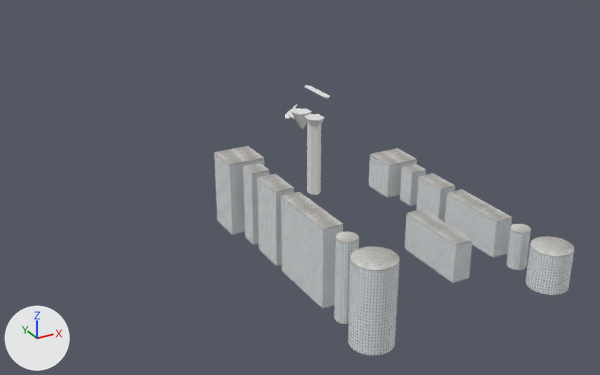
A saved change to the FBX model RooftopRiderX/Assets/Buildings/Prototype Buildings/bricktex_base.fbx.
Camera for both pictures: a camera (50 mm lens) standing at (-54.4, -99.8, 38.6) and looking at (-10.0, -19.1, -1.7). Every picture has the same lights, and +X, +Y and +Z are marked at lower left. Where no turn or scale is listed for an object, it has been applied to the vertices.

The first picture shows 'Base_Tall', 'Cylinder_Large', 'Cylinder_Large_Tall', 'Cylinder_Tall', 'GemBuilding', 'Long_1', 'Long_1_Tall', 'Long_2', 'Long_2.001', 'Long_2_Tall', 'Square', 'Square_Tall'.
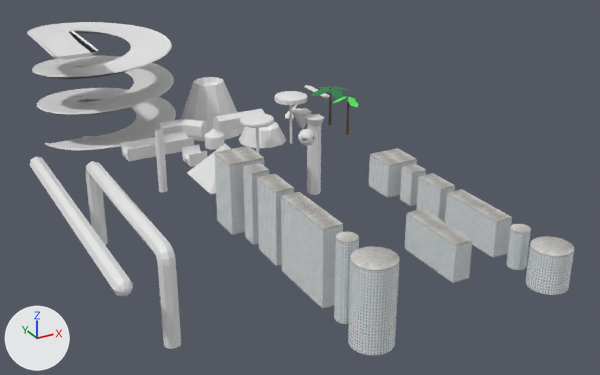
What changed in the scene script:
```text
Add me_cube_009:
    me_cube_009.from_pydata([(-0.72, -1.01, -0.72), (-0.72, -1.01, 0.72), (-0.72, 1.01, -0.72), (-0.72, 1.01, 0.72), (6.36, -1.01, -0.72), (6.36, 1.01, -0.72), (6.36, 1.01, 0.72), (-0.72, 0.0, 1.2), (6.36, 0.0, 1.2), (6.36, -1.01, 0.72)], [], [(0, 1, 3, 2), (2, 3, 6, 5), (4, 9, 1, 0), (2, 5, 4, 0), (6, 3, 7, 8), (3, 1, 7), (1, 9, 8, 7), (5, 6, 9, 4), (6, 8, 9)])
Add me_plane_006_1:
    me_plane_006_1.from_pydata([(-3.68, -3.68, -0.86), (3.68, -3.68, -0.86), (-3.68, 3.68, -0.86), (3.68, 3.68, -0.86), (0.0, 0.0, 3.52)], [], [(0, 2, 3, 1), (1, 3, 4), (2, 0, 4), (3, 2, 4), (0, 1, 4)])
Add ob_tallguy_1:
    ob_tallguy_1 = bpy.data.objects.new('TallGuy_1', me_cylinder_012)  # 80 vertices, 66 faces; spans x -2.27..2.27, y -2.27..2.27, z -2.98..4.34
    ob_tallguy_1.location = (-2.27, -2.49, 0.11)
Add ob_tent:
    ob_tent = bpy.data.objects.new('Tent', me_cylinder_007)  # 25 vertices, 25 faces; spans x -1.36..1.36, y -1.36..1.36, z -0.35..2.13
    ob_tent.location = (-14.86, -4.81, 0.11)
Add ob_lowbuildingcurve:
    ob_lowbuildingcurve = bpy.data.objects.new('LowBuildingCurve', me_cube_007)  # 18 vertices, 18 faces; spans x -3.05..3.25, y -2.37..1.6, z -0.99..0.93
    ob_lowbuildingcurve.location = (-16.49, 2.59, 0.38)
Add ob_lowbuilding:
    ob_lowbuilding = bpy.data.objects.new('LowBuilding', me_cube_009)
    ob_lowbuilding.location = (-10.94, 2.05, 0.11)
Add ob_halfpipelong:
    ob_halfpipelong = bpy.data.objects.new('HalfpipeLong', me_cube_005)  # 74 vertices, 68 faces; spans x -4.66..4.31, y -1.39..1.39, z -0.52..1.14
    ob_halfpipelong.location = (-21.2, -1.25, -0.53)
Add ob_pyramid:
    ob_pyramid = bpy.data.objects.new('Pyramid', me_plane_006_1)
    ob_pyramid.location = (-17.36, -14.06, 0.11)
Add ob_volcano:
    ob_volcano = bpy.data.objects.new('Volcano', me_cylinder_010)  # 60 vertices, 50 faces; spans x -5.12..5.12, y -5.12..5.12, z -3.77..3.73
    ob_volcano.location = (-9.1, 10.27, 0.11)
Add ob_thundersphere:
    ob_thundersphere = bpy.data.objects.new('ThunderSphere', me_sphere)  # 940 vertices, 1008 faces; spans x -1.12..1.12, y -1.12..1.12, z -1.12..1.12
    ob_thundersphere.location = (-3.13, -8.49, 0.11)
Add ob_tallguy_2:
    ob_tallguy_2 = bpy.data.objects.new('TallGuy_2', me_cylinder_013)  # 144 vertices, 130 faces; spans x -2.23..2.23, y -2.23..2.23, z -2.98..4.04
    ob_tallguy_2.location = (-10.51, -8.69, 0.11)
Add ob_tree_threeleaves:
    ob_tree_threeleaves = bpy.data.objects.new('Tree_ThreeLeaves', me_cylinder_003)  # 48 vertices, 32 faces; spans x -1.88..1.88, y -2.17..1.3, z 0.0..5.35; in mat_brown (brown #5c4933), mat_lightgreen (green #58e75d)
    ob_tree_threeleaves.location = (2.36, -9.99, 0.03)
Add ob_track:
    ob_track = bpy.data.objects.new('Track', me_plane_007)  # 2044 vertices, 3778 faces; spans x -2.6..16.5, y -12.1..10.3, z 0.0..15.7
    ob_track.location = (-30.83, 11.51, -2.48)
Add ob_transporttube:
    ob_transporttube = bpy.data.objects.new('TransportTube', me_cylinder_011)  # 96 vertices, 96 faces; spans x -0.54..0.54, y -0.54..0.54, z -4.04..4.04
    ob_transporttube.location = (-22.87, -6.45, -0.24)
Add ob_grindrailground:
    ob_grindrailground = bpy.data.objects.new('GrindrailGround', me_cylinder_015)  # 96 vertices, 99 faces; spans x -1.0..1.0, y -14.6..14.6, z -11.2..1.0
    ob_grindrailground.location = (-29.57, -12.15, -2.48)
Add ob_grindrailfloating:
    ob_grindrailfloating = bpy.data.objects.new('GrindrailFloating', me_cylinder_027)  # 56 vertices, 50 faces; spans x -1.0..1.0, y -19.1..19.1, z -1.0..1.0
    ob_grindrailfloating.location = (-35.65, -12.15, -2.48)
Add ob_crater:
    ob_crater = bpy.data.objects.new('Crater', me_cylinder_008)  # 60 vertices, 50 faces; spans x -3.26..3.26, y -3.26..3.26, z -1.03..1.03
    ob_crater.location = (-7.53, -4.09, 0.11)
Add ob_truehalfpipe:
    ob_truehalfpipe = bpy.data.objects.new('TrueHalfpipe', me_cube_003_1)  # 72 vertices, 68 faces; spans x -1.16..1.16, y -1.39..1.39, z -1.16..0.5
    ob_truehalfpipe.location = (-18.47, -6.74, 0.11)
Add ob_tree_fourleaves:
    ob_tree_fourleaves = bpy.data.objects.new('Tree_FourLeaves', me_cylinder_022)  # 88 vertices, 74 faces; spans x -2.94..2.94, y -2.94..2.94, z 0.0..5.35; in mat_brown (brown #5c4933), mat_darkgreen (green #1c8444)
    ob_tree_fourleaves.location = (2.36, -5.39, 0.03)
```

What differs and where, as boxes (x1, y1, x2, y2) in the pictures (600 x 375 px):
'Track', added: after (27, 22, 176, 150)
'GrindrailGround', added: after (85, 161, 181, 349)
'GrindrailFloating', added: after (30, 157, 133, 296)
'Volcano', added: after (181, 77, 244, 141)
'HalfpipeLong', added: after (121, 131, 194, 161)
'Crater', added: after (239, 122, 286, 148)
'Pyramid', added: after (187, 144, 231, 194)
'LowBuildingCurve', added: after (157, 119, 207, 137)
'TransportTube', added: after (155, 129, 168, 192)
'LowBuilding', added: after (213, 109, 265, 131)
'TallGuy_2', added: after (240, 113, 274, 154)
'TallGuy_1', added: after (274, 91, 307, 144)
'TrueHalfpipe', added: after (182, 144, 207, 167)
'Tent', added: after (205, 128, 224, 150)
'Tree_FourLeaves', added: after (312, 86, 349, 125)
'ThunderSphere', added: after (298, 129, 315, 146)
'Tree_ThreeLeaves', added: after (333, 96, 358, 135)
